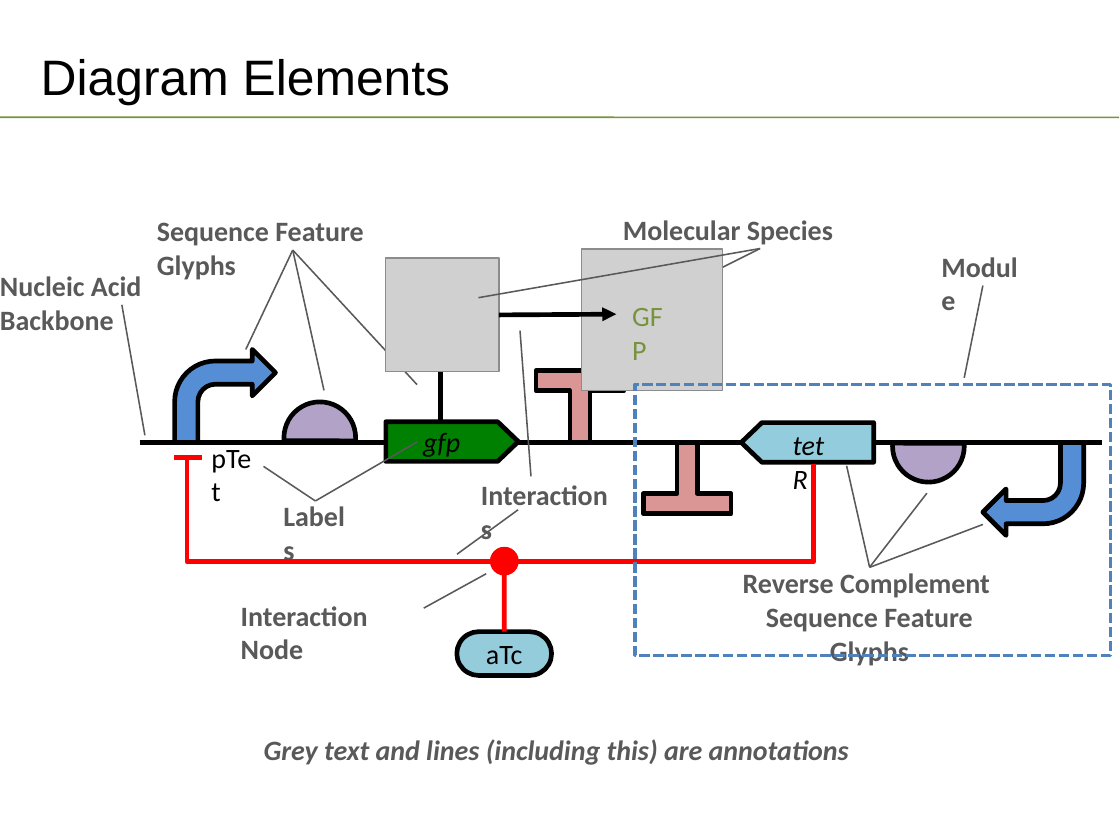
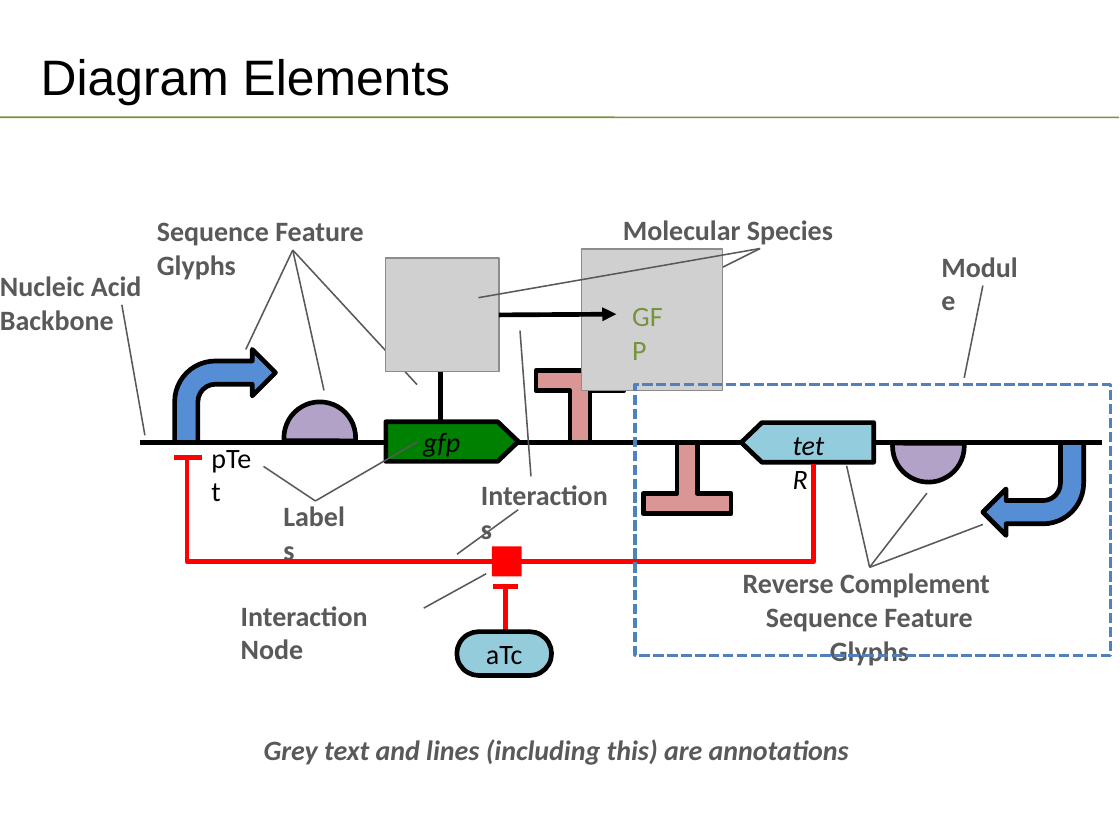
Before and after one commit to SynBioDex/Community-Media, a slide deck: slide 2 of 2019/SBOL Visual 2.1 Quickstart.pptx. Drawn at 1120x840 pixels with LibreOffice and Linux fonts; fonts in the diff are those of the drawing; grey boxes stand for pictures; background and template pictures are left out. Boxes give left, top, right and bottom in pixels: in the first picture for what was removed or moved away, otherwise in the second. Text is boxed around its words. In the diff, an @@ line names an element or a change of style, - is before the commit and + after.

Commit message:
improve quickstart diagram

```diff
--- a/2019/SBOL Visual 2.1 Quickstart.pptx
+++ b/2019/SBOL Visual 2.1 Quickstart.pptx
@@ ellipse removed at box(491, 548, 519, 576) @@
@@ rectangle added at box(492, 547, 522, 577), fill #FF0000 @@
@@ line added from (493, 587) to (519, 587), #FF0000 3 pt @@
@@ line moved from (504, 632) - (504, 575) to (505, 637) - (505, 587) @@
```
